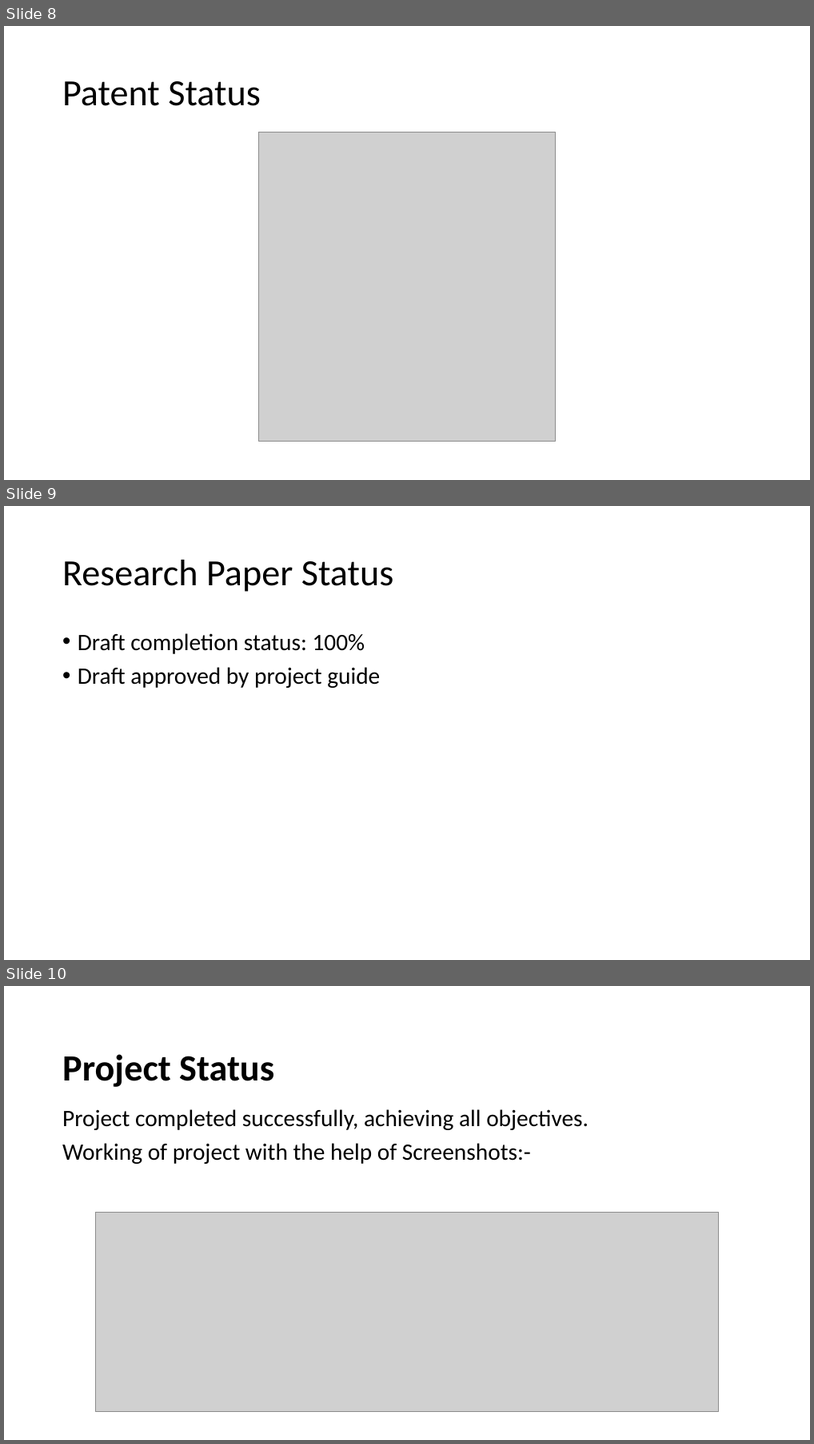
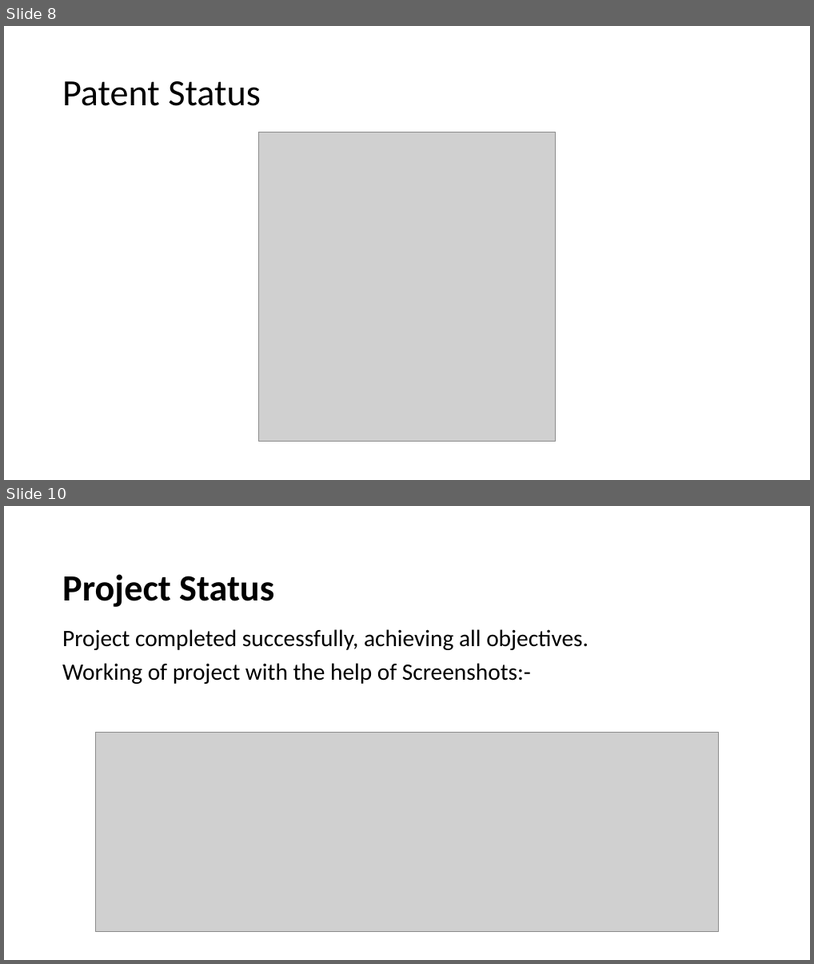
Before and after one commit to priyanshuraj-12/MajorProject, a slide deck: Project Presentation.pptx. Shown one above the other, each under a label of ours: slides 8, 9 and 10 before the commit, slides 8 and 10 after it; the slides between them are not shown. The pictures are 814x1444 and 814x964 pixels, drawn with LibreOffice and Linux fonts; fonts in the diff are those of the drawing; grey boxes stand for pictures. Boxes give left, top, right and bottom in pixels: in the first picture for what was removed or moved away, otherwise in the second. Text is boxed around its words. In the diff, an @@ line names an element or a change of style, - is before the commit and + after.

```diff
--- a/Project Presentation.pptx
+++ b/Project Presentation.pptx
@@ slide 9 removed at (x1=4, y1=506, x2=810, y2=960), background #FFFFFF @@
@@ title removed at (x1=62, y1=560, x2=394, y2=592) @@
-Research Paper Status
@@ text removed at (x1=78, y1=633, x2=380, y2=688) @@
-• Draft completion status: 100%
-• Draft approved by project guide
```
Also in this commit, not shown: 2 slides changed, 2 slides added, 1 other slide removed.
